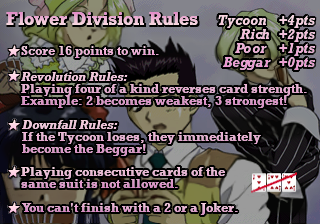
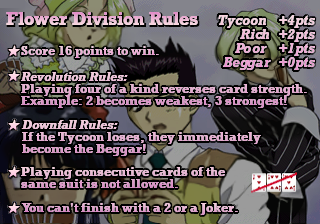
Comparing the layer stacks of the two w=320, h=224 images. Changes:
removed group "Stars" (5 layers) over box(19, 46, 20, 189)
removed layer "Tycoon +4pts ..." over box(218, 15, 315, 70)
removed layer "ScoringOutline" over box(216, 13, 317, 72)
removed layer "You can't finish with a 2 or a..." over box(21, 203, 238, 215)
removed layer "RulesOutline5" over box(21, 201, 240, 217)
removed layer "Playing consecutive cards of t..." over box(21, 167, 225, 188)
removed layer "RulesOutline4" over box(19, 165, 227, 190)
removed layer "Downfall Rules: ..." over box(21, 120, 261, 156)
removed layer "RulesOutline2" over box(21, 118, 263, 158)
removed layer "Revolution Rules: ..." over box(21, 72, 307, 108)
removed layer "RulesOutline3" over box(19, 70, 309, 110)
removed layer "Score 16 points to win." over box(21, 46, 159, 58)
removed layer "RulesOutline1" over box(19, 44, 159, 60)
renamed "Flower Division Rules" to "Background Image", painted on it over box(0, 0, 317, 217)
removed layer "FlowerDivOutline" over box(6, 12, 200, 27)
removed layer "Background Image" over box(0, 0, 317, 217)
